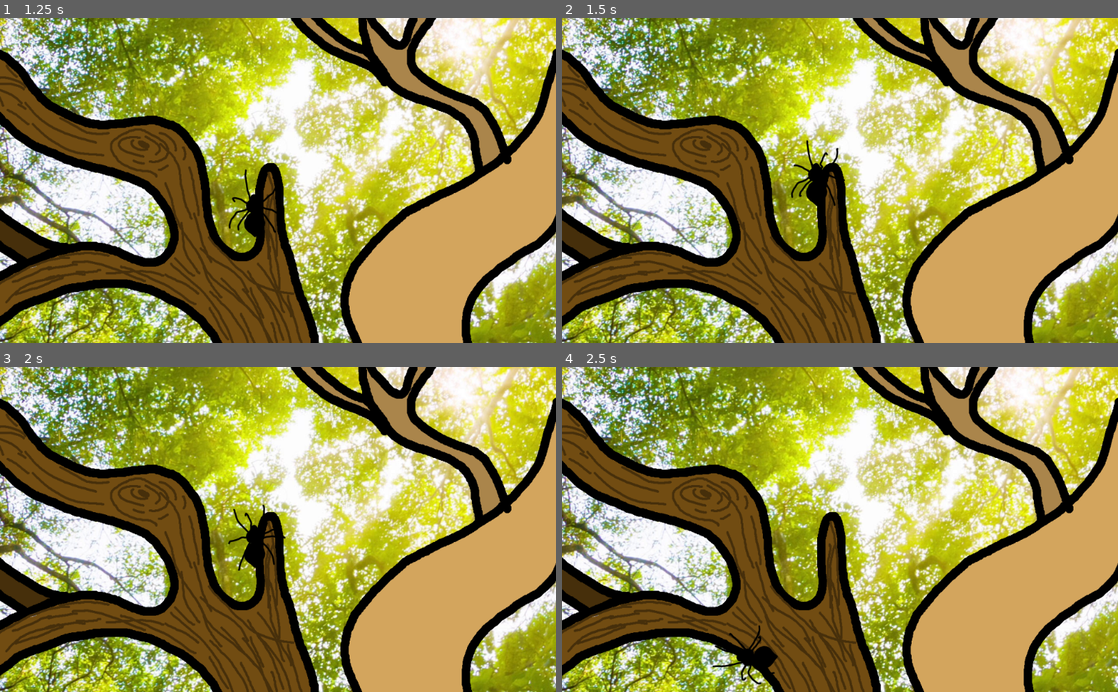
Above: before the commit, frames 1-4 (two rows, left to right).
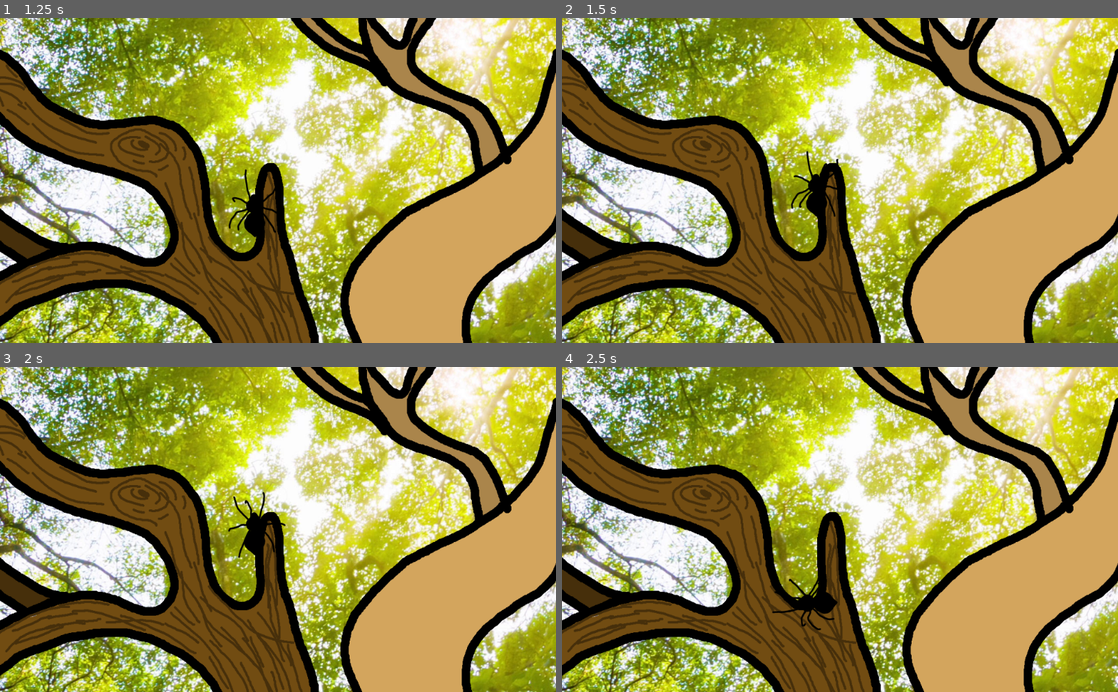
Above: after the commit, the same moments.

Repository: MarmotaGames/aracnotopia
Game: Godot game, scene res://main.tscn
The game is run twice, just before and just after one commit, with the same random seed, the same clock (stepped at 60 frames per second) and the same inputs.
Inputs:
- Up to frame 1 (1.25 s): tap Enter (ui_accept) at 0.5 s; hold Up (ui_up) from 0.53 s (still down); hold Enter (ui_accept) from 0.53 s (still down)
- Up to frame 2 (1.5 s): keep holding Up (ui_up); release Enter (ui_accept) at 1.28 s; tap Enter (ui_accept) at 1.35 s
- Up to frame 3 (2 s): keep holding Up (ui_up); tap Enter (ui_accept) at 1.52, 1.82 s
- Up to frame 4 (2.5 s): release Up (ui_up) at 2.03 s; hold Left (ui_left) from 2.03 s (still down); hold Enter (ui_accept) from 2.03 s (still down)

Frame 1 is identical in both runs. In frame 2, 0.5% of the frame differs, in the area x 41-51%, y 37-62%; in frame 3, 0.5%; in frame 4, 0.8%, in the area x 27-50%, y 64-98%.

Commit message:
Push main scene

Diff:
--- a/GodotProject/Area2D.gd
+++ b/GodotProject/Area2D.gd
@@ -1,12 +1,14 @@
 extends Area2D
 
-
+var spiderInArea = false
 var velocity = Vector2()
 
-func _ready():
-	# Called when the node is added to the scene for the first time.
-	# Initialization here
-	pass
+func _physics_process(delta):
+	if get_overlapping_areas():
+		spiderInArea = true
+		#print(get_overlapping_bodies())
+	else:
+		spiderInArea = false
 
 func _on_Area2D_body_exited(body):
 	body.fall = true
--- a/GodotProject/main.tscn
+++ b/GodotProject/main.tscn
@@ -4,7 +4,7 @@
 [ext_resource path="res://player/Player.tscn" type="PackedScene" id=2]
 [ext_resource path="res://Area2D.gd" type="Script" id=3]
 
-[node name="BackgroundSprite" type="Sprite" index="0"]
+[node name="BackgroundSprite" type="Sprite"]
 
 position = Vector2( -0.747841, -0.676454 )
 scale = Vector2( 0.800754, 0.834559 )
--- a/GodotProject/player/Player.gd
+++ b/GodotProject/player/Player.gd
@@ -37,28 +37,32 @@
 		velocity = move_and_slide(velocity, Vector2(0, -1))
 
 func update_direction():
-	if Input.is_action_pressed("ui_up"):
+	if Input.is_action_pressed("ui_up") and not fall:
 		direction.y -= 1
 		mustRotate = true
 		$AnimatedSprite.playing = true
 
-	if Input.is_action_pressed("ui_down"):
+	if Input.is_action_pressed("ui_down") and not fall:
 		direction.y += 1
 		mustRotate = true
 		$AnimatedSprite.playing = true
 
-	if Input.is_action_pressed("ui_left"):
+	if Input.is_action_pressed("ui_left") and not fall:
 		direction.x -= 1
 		mustRotate = true
 		$AnimatedSprite.playing = true
 
-	if Input.is_action_pressed("ui_right"):
+	if Input.is_action_pressed("ui_right") and not fall:
 		direction.x += 1
 		mustRotate = true
 		$AnimatedSprite.playing = true
 
 	if !Input.is_action_pressed("ui_up") and !Input.is_action_pressed("ui_right") and !Input.is_action_pressed("ui_left") and !Input.is_action_pressed("ui_down") and !isRotating:
 		$AnimatedSprite.playing = false
+
+	if Input.is_action_pressed("ui_accept") and fall:
+		if $"/root/BackgroundSprite/Area2D".spiderInArea == true:
+			fall = false
 
 func getRotation():
 	if direction.x == 0:
@@ -87,8 +91,6 @@
 	front = int($AnimatedSprite.rotation_degrees)%360
 	back = (front+180)%360
 
-	print("Angulo desejado:", angle, "Angulo atual:", front, "Rotation:", $AnimatedSprite.rotation_degrees)
-
 	if front < 180:
 		if angle <= back and angle > front:
 			step = 1
--- a/GodotProject/player/Player.tscn
+++ b/GodotProject/player/Player.tscn
@@ -26,7 +26,12 @@
 "speed": 30.0
 } ]
 
-[node name="Spider" type="KinematicBody2D"]
+[sub_resource type="CircleShape2D" id=3]
+
+custom_solver_bias = 0.0
+radius = 10.0
+
+[node name="Spider" type="KinematicBody2D" index="0"]
 
 input_pickable = false
 collision_layer = 1
@@ -55,3 +60,22 @@
 animation = "default"
 frame = 5
 _sections_unfolded = [ "Transform" ]
+
+[node name="Area2D" type="Area2D" parent="." index="3"]
+
+scale = Vector2( 0.5, 0.5 )
+input_pickable = true
+gravity_vec = Vector2( 0, 1 )
+gravity = 98.0
+linear_damp = 0.1
+angular_damp = 1.0
+audio_bus_override = false
+audio_bus_name = "Master"
+_sections_unfolded = [ "Transform" ]
+
+[node name="CollisionShape2D" type="CollisionShape2D" parent="Area2D" index="0"]
+
+position = Vector2( 0, -5 )
+scale = Vector2( 3.5, 3.5 )
+shape = SubResource( 3 )
+_sections_unfolded = [ "Transform", "Z Index" ]
Not shown: 1 places in GodotProject/player/Player.tscn that only renumber resources
